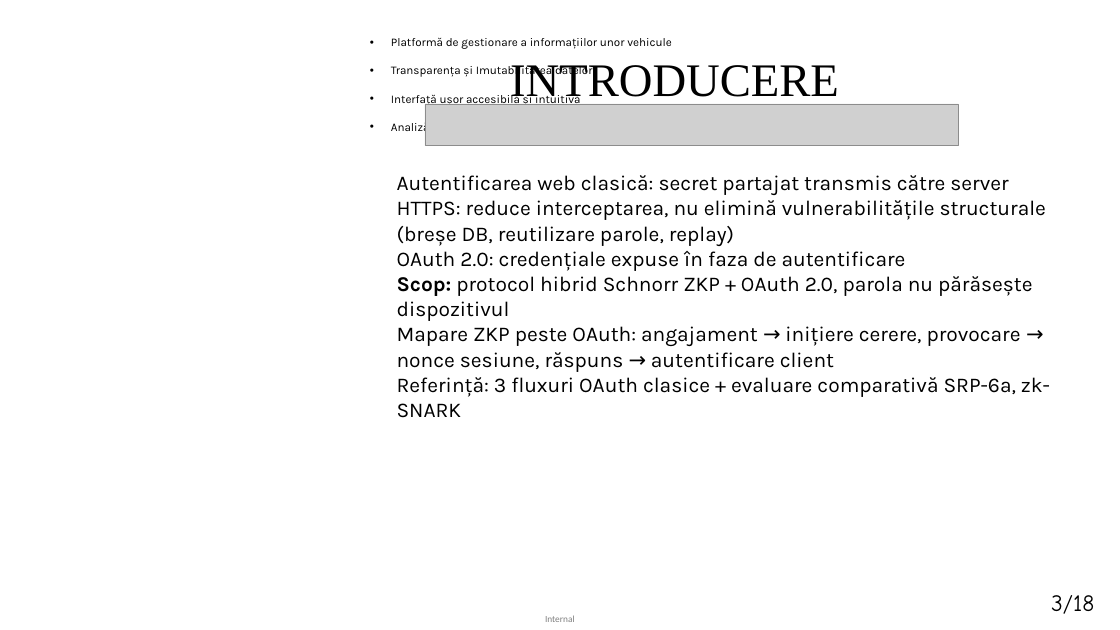
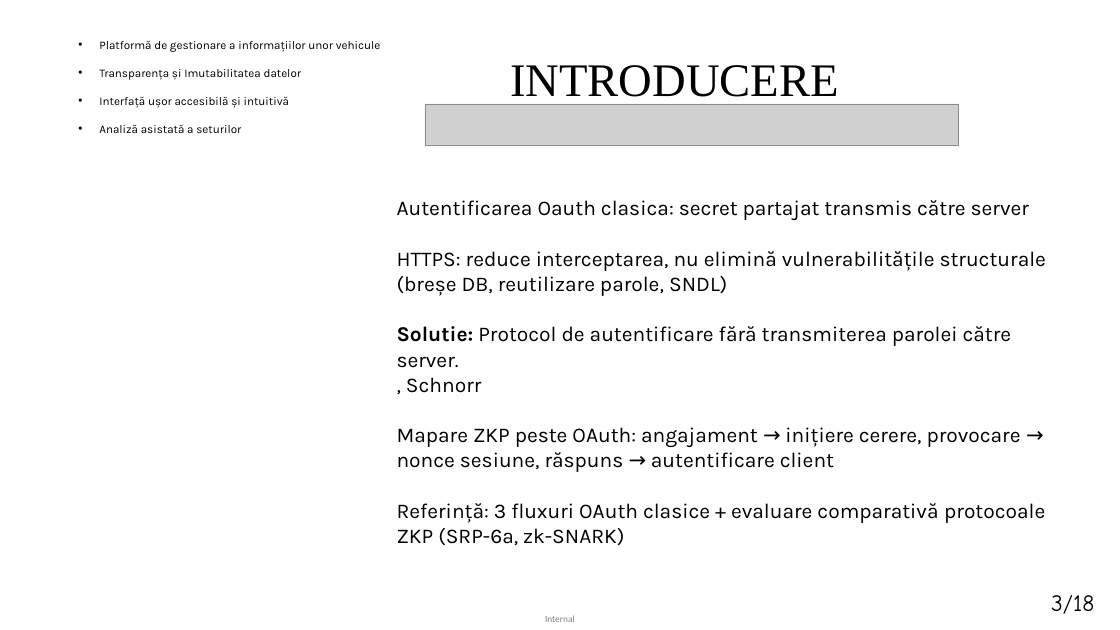
Before and after one commit to matei-rares-a/acas, a slide deck: slide 3 of docs/prezentare/current_draft/disertatie_matei_rares_prezentare_main.pptx. Drawn at 1120x630 pixels with LibreOffice and Linux fonts; fonts in the diff are those of the drawing; grey boxes stand for pictures. Boxes give left, top, right and bottom in pixels: in the first picture for what was removed or moved away, otherwise in the second. Text is boxed around its words. In the diff, an @@ line names an element or a change of style, - is before the commit and + after.

```diff
--- a/docs/prezentare/current_draft/disertatie_matei_rares_prezentare_main.pptx
+++ b/docs/prezentare/current_draft/disertatie_matei_rares_prezentare_main.pptx
@@ text "Platformă de gestionare a informațiilor ..." rewrapped from box(391, 38, 672, 134) to box(99, 41, 381, 133) @@
@@ text at box(397, 200, 1046, 393): text changed @@
-Autentificarea web clasică: secret partajat transmis către server
-HTTPS: reduce interceptarea, nu elimină vulnerabilitățile structurale (breșe DB, reutilizare parole, replay)
-OAuth 2.0: credențiale expuse în faza de autentificare
-Scop: protocol hibrid Schnorr ZKP + OAuth 2.0, parola nu părăsește dispozitivul
+Autentificarea Oauth clasica: secret partajat transmis către server
+HTTPS: reduce interceptarea, nu elimină vulnerabilitățile structurale (breșe DB, reutilizare parole, SNDL)
+Solutie: Protocol de autentificare fără transmiterea parolei către server.
+, Schnorr
@@ text at box(397, 503, 1045, 543): text changed @@
-Referință: 3 fluxuri OAuth clasice + evaluare comparativă SRP-6a, zk-SNARK
+Referință: 3 fluxuri OAuth clasice + evaluare comparativă protocoale ZKP (SRP-6a, zk-SNARK)
```
Also in this commit, not shown: 7 other slides changed, 6 other files.
